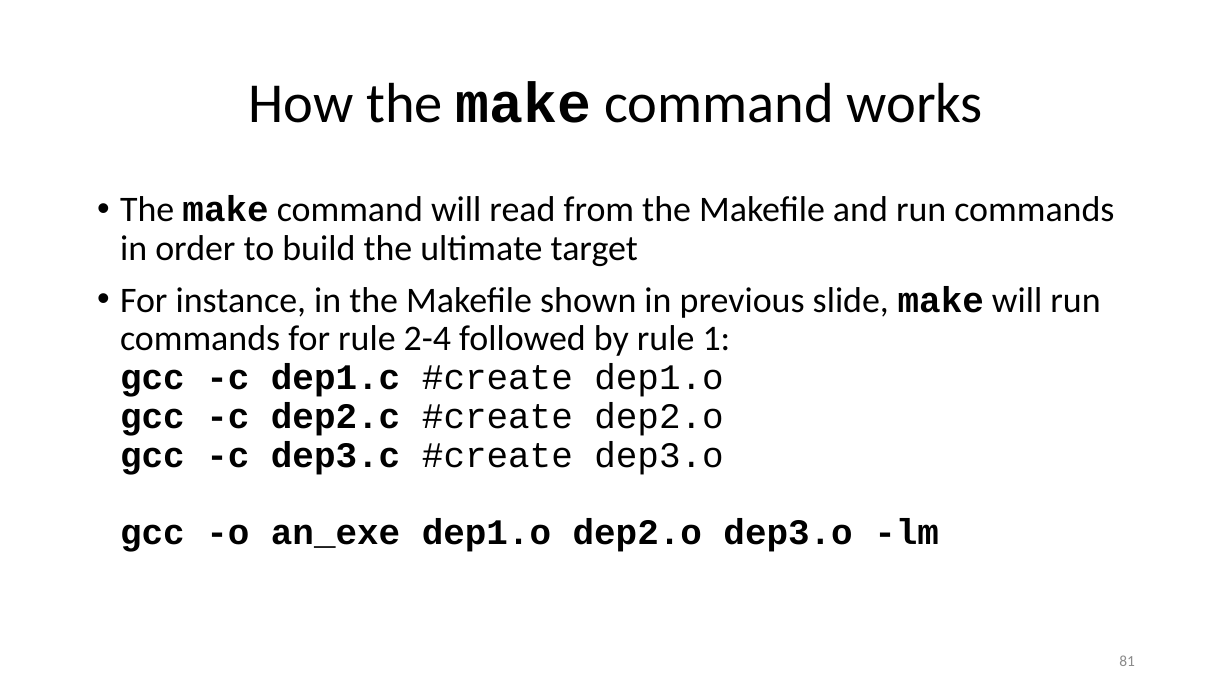
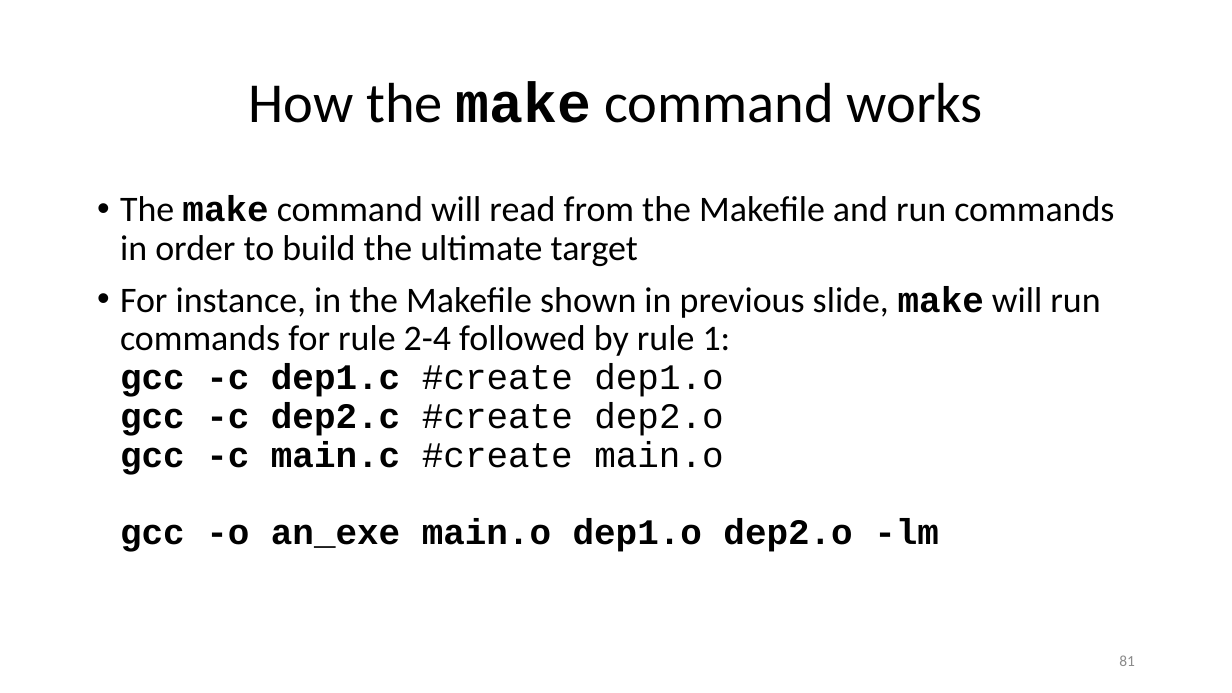
Before and after one commit to ketancmaheshwari/lisa19, a slide deck: slide 81 of lpt_LISA.pptx. Drawn at 1232x693 pixels with LibreOffice and Linux fonts; fonts in the diff are those of the drawing. Boxes give left, top, right and bottom in pixels: in the first picture for what was removed or moved away, otherwise in the second. Text is boxed around its words. In the diff, an @@ line names an element or a change of style, - is before the commit and + after.

```diff
--- a/lpt_LISA.pptx
+++ b/lpt_LISA.pptx
@@ text at [120,286,1100,552]: text changed @@
-• For instance, in the Makefile shown in previous slide, make will run commands for rule 2-4 followed by rule 1:
-  gcc -c dep1.c #create dep1.o
-  gcc -c dep2.c #create dep2.o
-  gcc -c dep3.c #create dep3.o
-  gcc -o an_exe dep1.o dep2.o dep3.o -lm
+• For instance, in the Makefile shown in previous slide, make will run commands for rule 2-4 followed by rule 1:
+  gcc -c dep1.c #create dep1.o
+  gcc -c dep2.c #create dep2.o
+  gcc -c main.c #create main.o
+  gcc -o an_exe main.o dep1.o dep2.o -lm
```
Also in this commit, not shown: 2 other slides changed, 1 other file.
